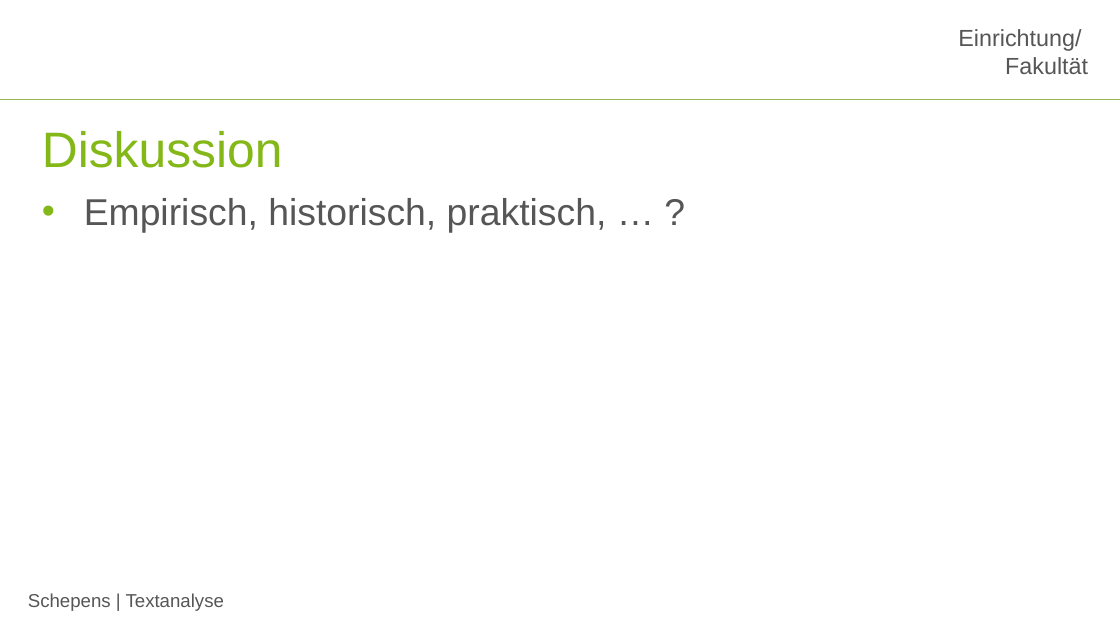
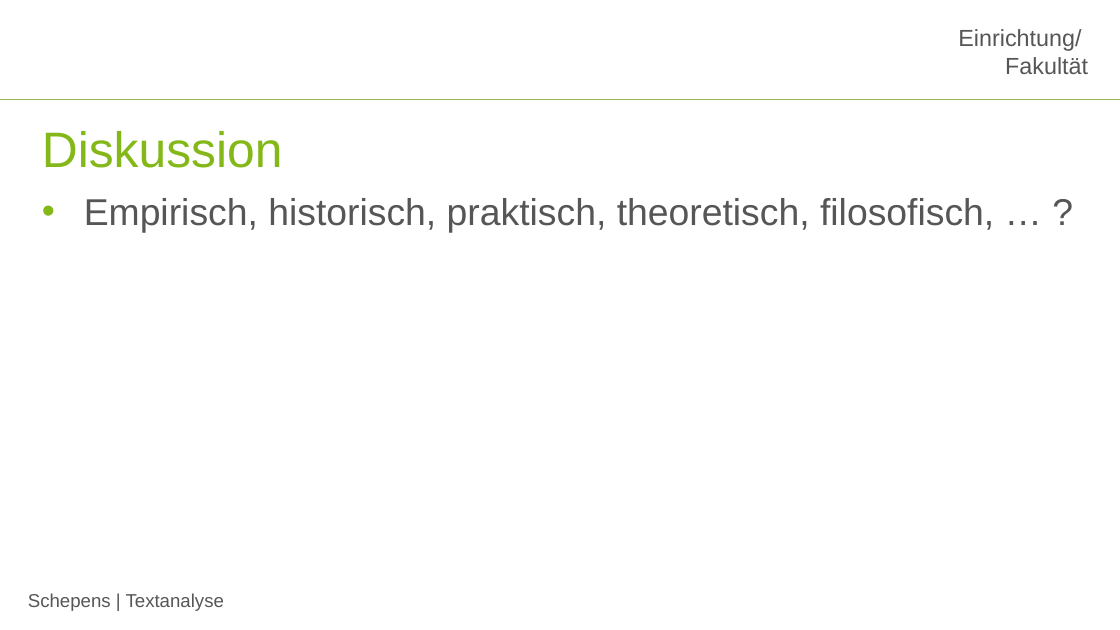
Before and after one commit to jobschepens/Textanalyse, a slide deck: slide 11 of folien/week1.pptx (slide 10 before the commit). Drawn at 1120x630 pixels with LibreOffice and Linux fonts; fonts in the diff are those of the drawing; background and template pictures are left out. Boxes give left, top, right and bottom in pixels: in the first picture for what was removed or moved away, otherwise in the second. Text is boxed around its words. In the diff, an @@ line names an element or a change of style, - is before the commit and + after.

```diff
--- a/folien/week1.pptx
+++ b/folien/week1.pptx
@@ text at (84,198,994,233): text changed @@
-• Empirisch, historisch, praktisch, … ?
+• Empirisch, historisch, praktisch, theoretisch, filosofisch, … ?
```
Also in this commit, not shown: 4 other slides changed, 4 other files.
